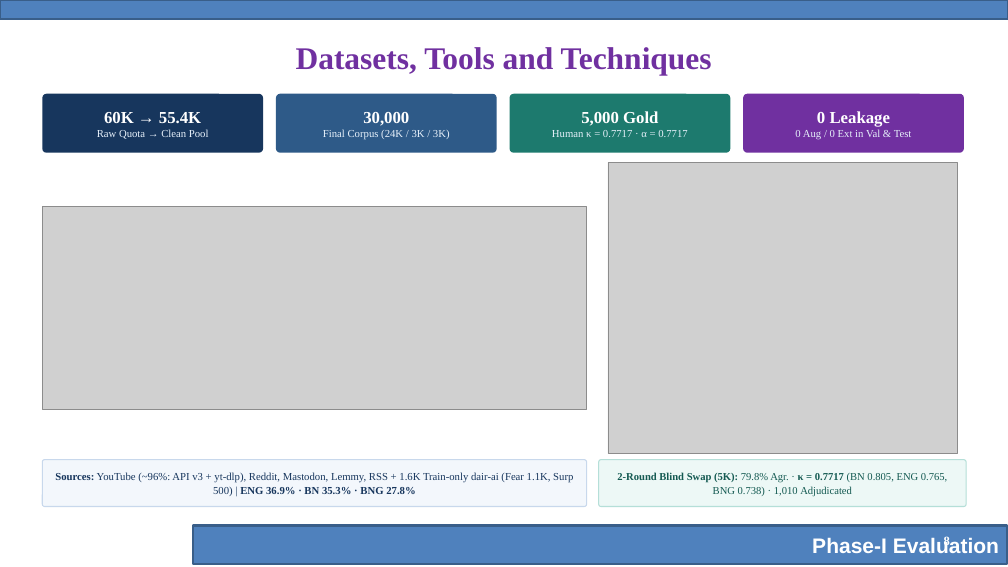
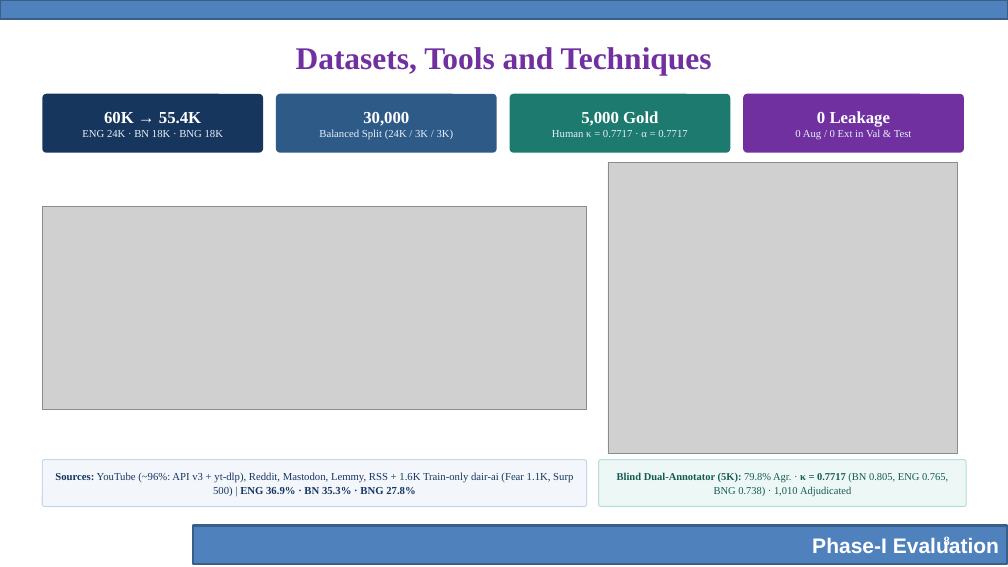
Before and after one commit to ragibcs/AffectFusion, a slide deck: slide 8 of docs/phase_1/AffectFusion_Phase-I_Evaluation.pptx. Drawn at 1008x567 pixels with LibreOffice and Linux fonts; fonts in the diff are those of the drawing; grey boxes stand for pictures; background and template pictures are left out. Boxes give left, top, right and bottom in pixels: in the first picture for what was removed or moved away, otherwise in the second. Text is boxed around its words. In the diff, an @@ line names an element or a change of style, - is before the commit and + after.

Commit message:
Finalize submission-ready Phase-I report, slides, and 11-step methodology diagram

```diff
--- a/docs/phase_1/AffectFusion_Phase-I_Evaluation.pptx
+++ b/docs/phase_1/AffectFusion_Phase-I_Evaluation.pptx
@@ text in rounded rectangle at box(82, 130, 223, 137): text changed @@
-Raw Quota → Clean Pool
+ENG 24K · BN 18K · BNG 18K
@@ text in rounded rectangle at box(319, 129, 454, 140): text changed @@
-Final Corpus (24K / 3K / 3K)
+Balanced Split (24K / 3K / 3K)
@@ text in rounded rectangle at box(617, 473, 948, 496): text changed; size 10.1 to 10 pt @@
-2-Round Blind Swap (5K): 79.8% Agr. · κ = 0.7717 (BN 0.805, ENG 0.765, BNG 0.738) · 1,010 Adjudicated
+Blind Dual-Annotator (5K): 79.8% Agr. · κ = 0.7717 (BN 0.805, ENG 0.765, BNG 0.738) · 1,010 Adjudicated
```
Also in this commit, not shown: 12 other slides changed, 2 other files.
